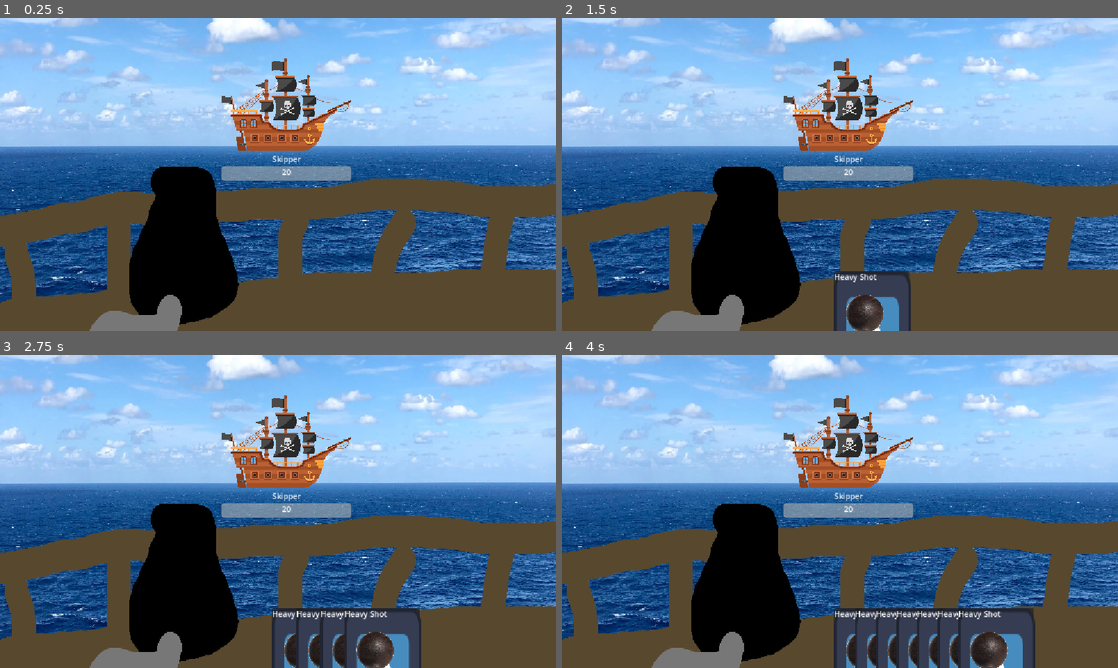
Above: before the commit, frames 1-4 (two rows, left to right).
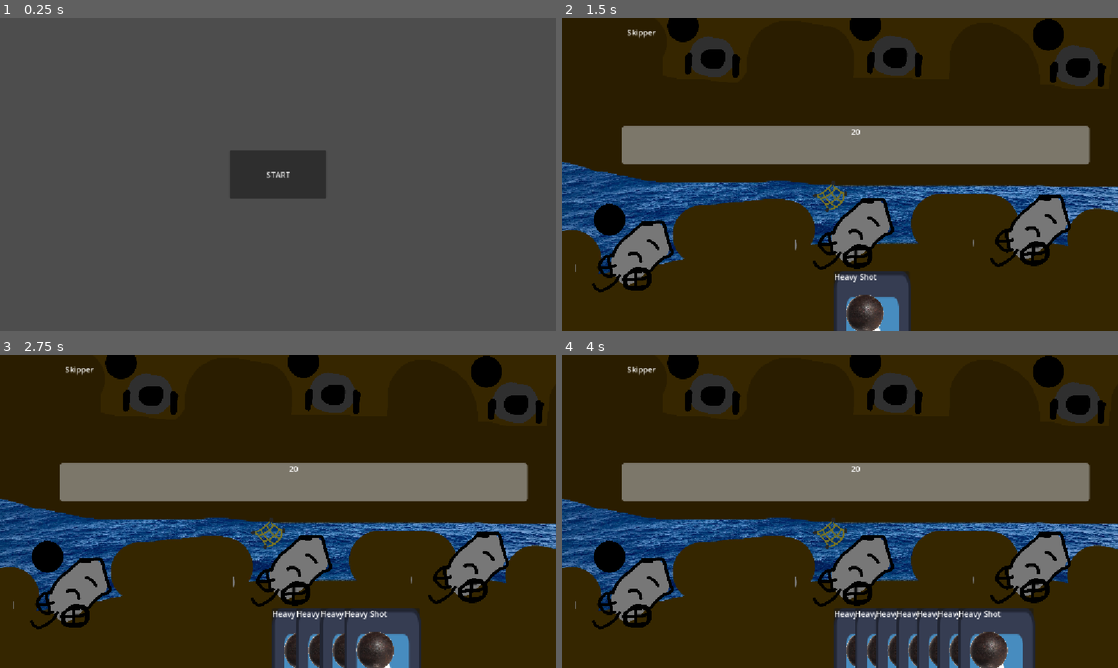
Above: after the commit, the same moments.

Repository: ataylor146/deckbuilder
Game: Godot game, scene res://Scenes/menu.tscn
Two runs of this game, one before a commit and one after it. Both use one fixed random seed, a clock stepped at 60 frames per second and the inputs below. Before the commit the project starts from res://Scenes/board.tscn. The engine's default icon, where the game draws it, is replaced by a stand-in: a white triangle on a blue panel in a dark square.
Inputs (mouse positions are in pixels of both pictures, inside the frame that each line leads up to):
- Up to frame 1 (0.25 s): no input
- Up to frame 2 (1.5 s): click (840, 174) at 0.5 s, where only the run after the commit has a clickable "START"; tap Enter (ui_accept) at 1.25 s; move the mouse to (962, 158) at 1.27 s
- Up to frame 3 (2.75 s): tap Enter (ui_accept) at 1.52, 2, 2.27 s; move the mouse to (166, 527) at 2.02 s
- Up to frame 4 (4 s): tap Enter (ui_accept) at 2.75, 3.5, 3.77 s; move the mouse to (895, 442) at 2.77 s; move the mouse to (812, 574) at 3.52 s

The runs differ from the first frame. In frame 1, 99% of the frame differs, in the area x 0-100%, y 0-100%; in frame 2, 96%; in frame 3, 93%; in frame 4, 91%.

Commit message:
Switched to three cannon model

Diff:
--- a/Scenes/board.tscn
+++ b/Scenes/board.tscn
@@ -1,8 +1,9 @@
 [gd_scene format=3 uid="uid://dxwoxvy4rqf1l"]
 
 [ext_resource type="Script" uid="uid://dgqif6xctajgt" path="res://Scripts/board.gd" id="1_8l818"]
-[ext_resource type="Texture2D" uid="uid://0cc8ivxsfukj" path="res://Sprites/atlantic-ocean-1-3543557584.jpg" id="2_8l818"]
+[ext_resource type="Texture2D" uid="uid://dn14lajsy6sgk" path="res://Sprites/ocean.jpg" id="2_shhme"]
 [ext_resource type="PackedScene" uid="uid://bt8mo5dbelmf7" path="res://Scenes/enemy.tscn" id="3_8l818"]
+[ext_resource type="PackedScene" uid="uid://bcourr8d2yg0u" path="res://Scenes/cannon.tscn" id="4_shhme"]
 
 [node name="Board" type="Node2D" unique_id=687119862]
 script = ExtResource("1_8l818")
@@ -11,11 +12,33 @@
 position = Vector2(564, 524)
 
 [node name="Background" type="Sprite2D" parent="." unique_id=1389736538]
-position = Vector2(595, 375.00006)
-scale = Vector2(0.5180556, 0.6783565)
-texture = ExtResource("2_8l818")
+position = Vector2(599, 209.00002)
+scale = Vector2(0.41928536, 0.41928533)
+texture = ExtResource("2_shhme")
 
 [node name="Enemy" parent="." unique_id=282441340 instance=ExtResource("3_8l818")]
-position = Vector2(459, 82)
+
+[node name="Cannon" parent="." unique_id=1691383367 instance=ExtResource("4_shhme")]
+position = Vector2(170, 489)
+
+[node name="Cannon2" parent="." unique_id=887126168 instance=ExtResource("4_shhme")]
+position = Vector2(627, 442)
+loadedMunition = 2
+
+[node name="Cannon3" parent="." unique_id=575758701 instance=ExtResource("4_shhme")]
+position = Vector2(994, 436)
+loadedMunition = 0
+
+[node name="Cannon4" parent="." unique_id=1549919177 instance=ExtResource("4_shhme")]
+position = Vector2(700, 86)
+opposing = true
+
+[node name="Cannon5" parent="." unique_id=997904421 instance=ExtResource("4_shhme")]
+position = Vector2(1079, 106)
+opposing = true
+
+[node name="Cannon6" parent="." unique_id=1239653606 instance=ExtResource("4_shhme")]
+position = Vector2(322, 88)
+opposing = true
 
 [connection signal="defeated" from="Enemy" to="." method="_on_enemy_defeated"]
--- /dev/null
+++ b/Scenes/cannon.tscn
@@ -0,0 +1,18 @@
+[gd_scene format=3 uid="uid://bcourr8d2yg0u"]
+
+[ext_resource type="Script" uid="uid://dmyrmifbe5jk0" path="res://Scripts/cannon.gd" id="1_qlvt6"]
+[ext_resource type="Texture2D" uid="uid://b3gvawrkr72o7" path="res://Sprites/cannon.png" id="2_3uv2y"]
+[ext_resource type="Texture2D" uid="uid://dfew5ncaco0yi" path="res://Sprites/cannonball.png" id="3_3uv2y"]
+
+[node name="Cannon" type="Node2D" unique_id=1691383367]
+script = ExtResource("1_qlvt6")
+loadedMunition = 1
+
+[node name="CannonSprite" type="Sprite2D" parent="." unique_id=719605613]
+scale = Vector2(0.47750002, 0.47750002)
+texture = ExtResource("2_3uv2y")
+
+[node name="MunitionSprite" type="Sprite2D" parent="." unique_id=925152885]
+position = Vector2(-71, -70)
+scale = Vector2(0.5874998, 0.58749974)
+texture = ExtResource("3_3uv2y")
--- a/Scenes/enemy.tscn
+++ b/Scenes/enemy.tscn
@@ -1,36 +1,40 @@
 [gd_scene format=3 uid="uid://bt8mo5dbelmf7"]
 
 [ext_resource type="Script" uid="uid://phkco4yutgq5" path="res://Scripts/enemy.gd" id="1_1f0kj"]
-[ext_resource type="Texture2D" uid="uid://br12ykw24e6ql" path="res://Sprites/pirate-ship-clip-art-1-2726867826.png" id="2_afpow"]
+[ext_resource type="Texture2D" uid="uid://caekgkhp6tah7" path="res://Sprites/opposingShip.png" id="2_1f0kj"]
 
 [node name="Enemy" type="Node2D" unique_id=282441340]
 script = ExtResource("1_1f0kj")
 
-[node name="VBoxContainer" type="VBoxContainer" parent="." unique_id=1764730047]
-offset_top = 1.0
-offset_right = 269.0
-offset_bottom = 255.0
-
-[node name="TextureRect" type="TextureRect" parent="VBoxContainer" unique_id=1436865980]
-layout_mode = 2
+[node name="TextureRect" type="TextureRect" parent="." unique_id=1436865980]
+offset_left = -84.0
+offset_top = -253.0
+offset_right = 1242.0
+offset_bottom = 807.80005
 size_flags_vertical = 0
-texture = ExtResource("2_afpow")
+texture = ExtResource("2_1f0kj")
 expand_mode = 5
 stretch_mode = 4
 
-[node name="Name" type="Label" parent="VBoxContainer" unique_id=429733419]
-layout_mode = 2
+[node name="Name" type="Label" parent="." unique_id=429733419]
+offset_left = 15.0
+offset_top = 18.0
+offset_right = 314.0
+offset_bottom = 94.0
 size_flags_vertical = 0
 text = "Example"
 horizontal_alignment = 1
 
-[node name="HP" type="ProgressBar" parent="VBoxContainer" unique_id=495493396]
+[node name="HP" type="ProgressBar" parent="." unique_id=495493396]
 custom_minimum_size = Vector2(0, 30)
-layout_mode = 2
+offset_left = 124.0
+offset_top = 224.0
+offset_right = 1093.0
+offset_bottom = 303.0
 size_flags_vertical = 8
 show_percentage = false
 
-[node name="Label" type="Label" parent="VBoxContainer/HP" unique_id=70410804]
+[node name="Label" type="Label" parent="HP" unique_id=70410804]
 layout_mode = 1
 anchors_preset = 13
 anchor_left = 0.5
--- a/Scripts/board.gd
+++ b/Scripts/board.gd
@@ -4,8 +4,10 @@
 const typicalHandSpread := 50.0
 
 var n_card:PackedScene =  load("res://Scenes/card.tscn")
+var n_cannon:PackedScene = load("res://Scenes/cannon.tscn")
 
-var cardsInHand: Array[Node]
+var cardsInHand: Array[Card]
+var cannons: Array[Cannon]
 
 # Called when the node enters the scene tree for the first time.
 func _ready() -> void:
--- /dev/null
+++ b/Scripts/cannon.gd
@@ -0,0 +1,45 @@
+extends Node2D
+class_name Cannon
+
+@export var loadedMunition := Munition.NONE
+@export var lit := false
+@export var opposing := false
+
+@onready var munitionSprite = $MunitionSprite
+
+
+enum Munition{
+	NONE,
+	CANNONBALL,
+	NET,
+	CHAFF,
+	GLUEBALL
+}
+
+func updateMunition():
+	match loadedMunition:
+		Munition.CANNONBALL:
+			munitionSprite.texture = load("res://Sprites/cannonball.png")
+		Munition.NET:
+			munitionSprite.texture = load("res://Sprites/net.png")
+		Munition.CHAFF:
+			munitionSprite.texture = load("res://Sprites/chaff.png")
+		Munition.GLUEBALL:
+			munitionSprite.texture = load("res://Sprites/gluball.png")
+		_:
+			munitionSprite.visible = false
+
+func updateCannon():
+	if opposing:
+		$CannonSprite.texture = load("res://Sprites/opposingCannon.png")
+	else:
+		$CannonSprite.texture = load("res://Sprites/cannon.png")
+
+# Called when the node enters the scene tree for the first time.
+func _ready() -> void:
+	updateMunition()
+	updateCannon()
+
+# Called every frame. 'delta' is the elapsed time since the previous frame.
+func _process(delta: float) -> void:
+	pass
--- a/Scripts/enemy.gd
+++ b/Scripts/enemy.gd
@@ -7,9 +7,9 @@
 var MAX_HP = 5
 var hp = MAX_HP
 var damage = 1
-@onready var progress_bar: ProgressBar = $VBoxContainer/HP
-@onready var hp_text: Label = $VBoxContainer/HP/Label
-@onready var nametag: Label = $VBoxContainer/Name
+@onready var progress_bar: ProgressBar = $HP
+@onready var hp_text: Label = $HP/Label
+@onready var nametag: Label = $Name
 
 func _ready():
 	progress_bar.max_value = MAX_HP
--- a/project.godot
+++ b/project.godot
@@ -11,7 +11,7 @@
 [application]
 
 config/name="Deckbuider"
-run/main_scene="res://Scenes/board.tscn"
+run/main_scene="uid://cy7ha4o36rnqb"
 config/features=PackedStringArray("4.7", "GL Compatibility")
 config/icon="res://Sprites/icon.svg"
 
Not shown, added: Scripts/cannon.gd.uid
Binary file removed: Sprites/atlantic-ocean-1-3543557584.jpg
Not shown, removed: Sprites/atlantic-ocean-1-3543557584.jpg.import
Binary file added: Sprites/cannon.png
Binary file added: Sprites/cannonball.png
Binary file added: Sprites/chaff.png
Binary file added: Sprites/gluball.png
Binary file added: Sprites/litCannon.png
Binary file added: Sprites/net.png
Binary file added: Sprites/ocean.jpg
Binary file added: Sprites/opposingCannon.png
Binary file added: Sprites/opposingShip.png
(and 1 more such lines)
